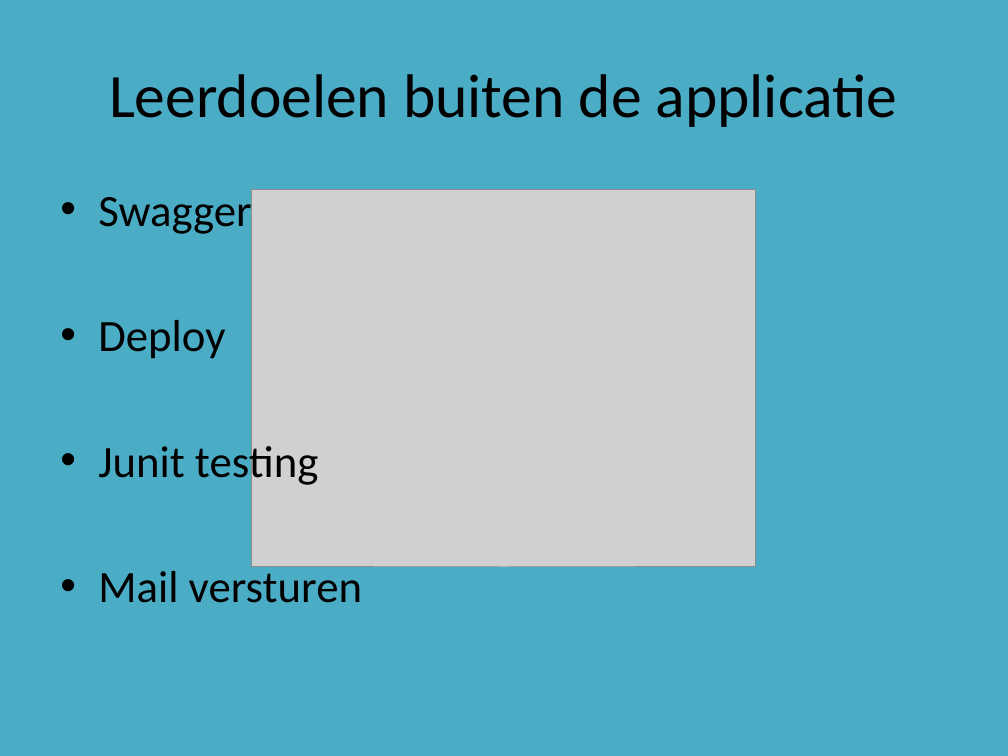
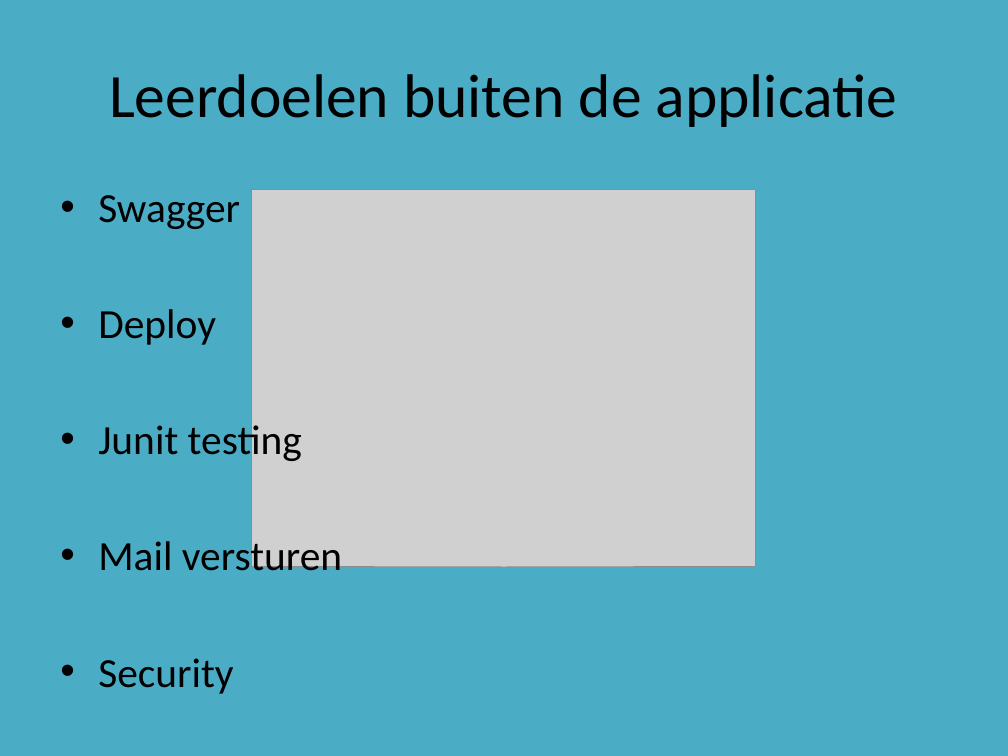
Before and after one commit to DASnoeken/Powerlift_App, a slide deck: slide 8 of Powerlift Powerpoint.pptx (slide 6 before the commit). Drawn at 1008x756 pixels with LibreOffice and Linux fonts; fonts in the diff are those of the drawing; grey boxes stand for pictures. Boxes give left, top, right and bottom in pixels: in the first picture for what was removed or moved away, otherwise in the second. Text is boxed around its words. In the diff, an @@ line names an element or a change of style, - is before the commit and + after.

```diff
--- a/Powerlift Powerpoint.pptx
+++ b/Powerlift Powerpoint.pptx
@@ text at (98, 195, 342, 571): size 32 to 29.6 pt in "Swagger", "Deploy", "Junit testing", "Mail versturen" @@
@@ text at (98, 658, 233, 694): paragraph added @@
+• Security
```
Also in this commit, not shown: 2 other slides changed, 6 slides added, 2 slides removed.
